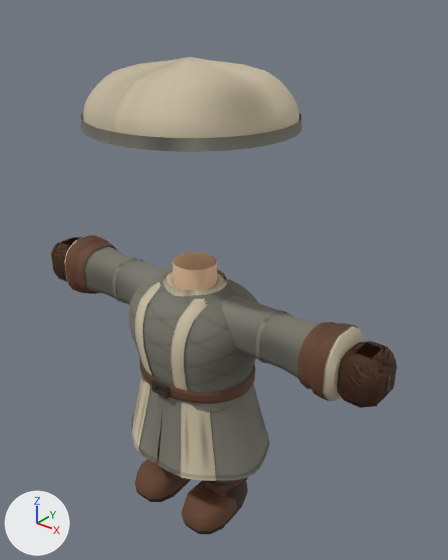
A saved change to the glTF model src/assets/models/wardrobe/classes/traje_clerigo_novicio.glb.
The view is the same before and after, from a 50 mm camera at (1.69, -1.91, 2.47) aimed at (0.08, 0.11, 1.22). The axes (+X, +Y, +Z) are drawn at lower left. The lights are the same throughout. The picture after the commit comes second. Vertices at exactly the same position are counted once.

The first picture shows 'medieval-leg-l', 'medieval-leg-r', 'medieval-sleeve-l', 'medieval-sleeve-r', 'medieval-tunic', 'suit-bracer-l', 'suit-bracer-r', 'suit-glove-left', 'suit-glove-right', 'suit-head' and 4 more.
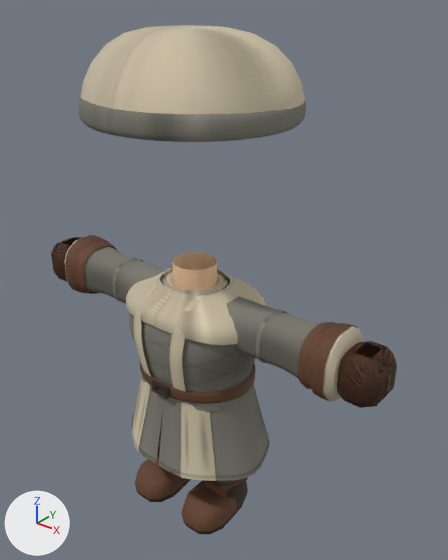
The edits, one by one:
me_medieval_tunic is used by ob_medieval_tunic; location (0.0, 0.0, 0.0).
me_medieval_tunic had 2786 vertices, 4856 faces and spanned x -0.395..0.395, y -0.307..0.304, z 0.35..1.335.
me_medieval_tunic now has 3083 vertices, 5368 faces and spans x -0.395..0.395, y -0.307..0.304, z 0.35..1.335.
me_medieval_tunic part 1: the loose piece of 112 vertices spanning x -0.163..-0.07, y -0.263..-0.006, z 0.81..1.225 is rebuilt with 112 vertices and now spans x -0.163..-0.07, y -0.272..-0.033, z 0.81..1.225.
me_medieval_tunic part 2: the loose piece of 112 vertices spanning x 0.07..0.163, y -0.263..-0.006, z 0.81..1.225 is rebuilt with 112 vertices and now spans x 0.07..0.163, y -0.272..-0.033, z 0.81..1.225.
me_medieval_tunic part 3: a new loose piece of 297 vertices spanning x -0.346..0.346, y -0.261..0.261, z 1.072..1.24, in mat_linen.
Other edits to the shape of me_medieval_tunic do not show in these pictures.
me_suit_head is used by ob_suit_head; location (0.0, 0.0, 0.0).
me_suit_head had 576 vertices, 1024 faces and spanned x -0.453..0.453, y -0.431..0.431, z 1.94..2.2.
me_suit_head now has 1682 vertices, 3360 faces and spans x -0.462..0.462, y -0.431..0.443, z 1.97..2.3.
me_suit_head part 4: the loose piece of 448 vertices spanning x -0.445..0.445, y -0.423..0.423, z 1.94..2.2 is rebuilt with 962 vertices and now spans x -0.462..0.454, y -0.42..0.438, z 1.976..2.3.
me_suit_head part 5: the loose piece of 128 vertices spanning x -0.453..0.453, y -0.431..0.431, z 1.94..1.985 is rebuilt with 720 vertices and now spans x -0.462..0.462, y -0.431..0.443, z 1.97..2.063.

Location of each change, [x1, y1, x2, y2] in pixels of the pictures (448 x 560 px):
'medieval-tunic', reshaped: before [129, 252, 270, 481]; after [126, 252, 270, 481]
'suit-head', reshaped (23% taller): before [81, 57, 302, 152]; after [78, 25, 306, 142]
part 1 of me_medieval_tunic, rebuilt: before [135, 282, 161, 375]; after [134, 277, 162, 376]
part 2 of me_medieval_tunic, rebuilt (11% narrower): before [171, 299, 207, 391]; after [169, 301, 201, 392]
part 3 of me_medieval_tunic, added (beige): after [126, 268, 266, 345]
part 4 of me_suit_head, rebuilt: before [83, 57, 300, 138]; after [81, 25, 305, 114]
part 5 of me_suit_head, rebuilt (18% taller): before [81, 113, 302, 152]; after [78, 96, 306, 142]
